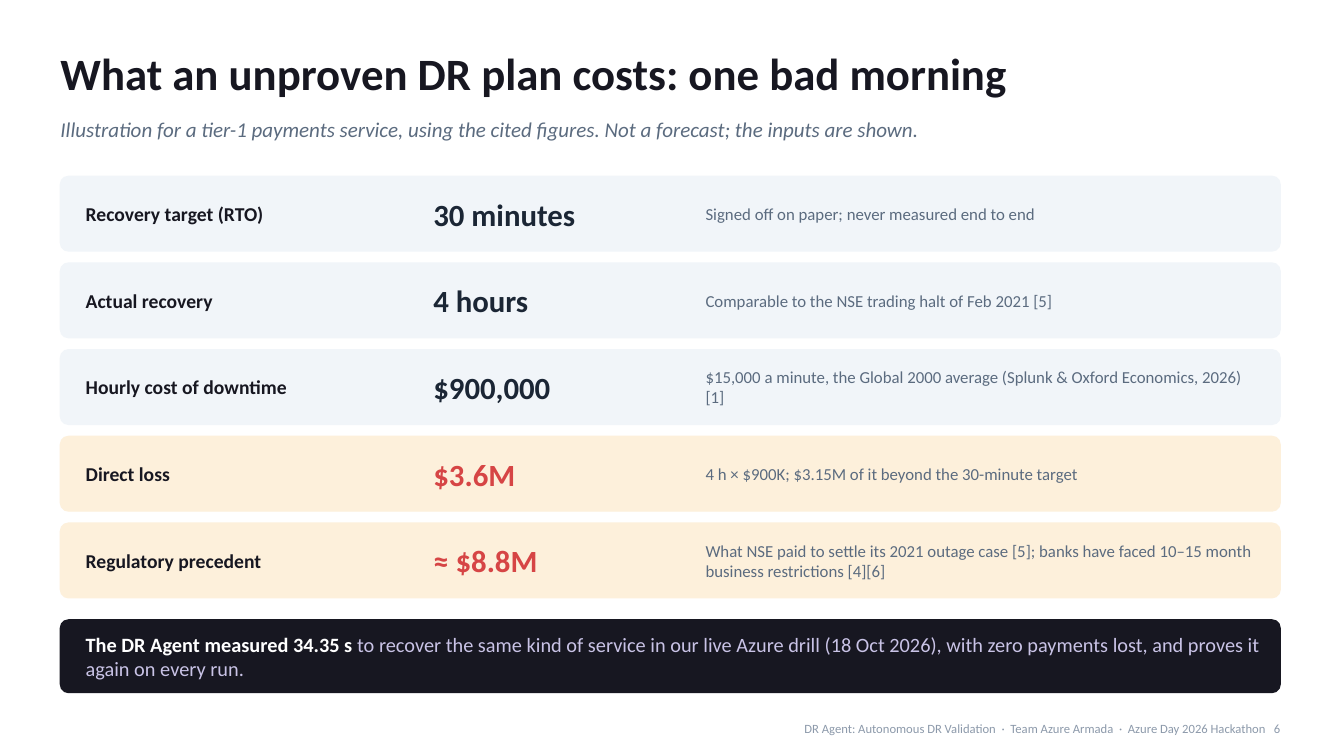
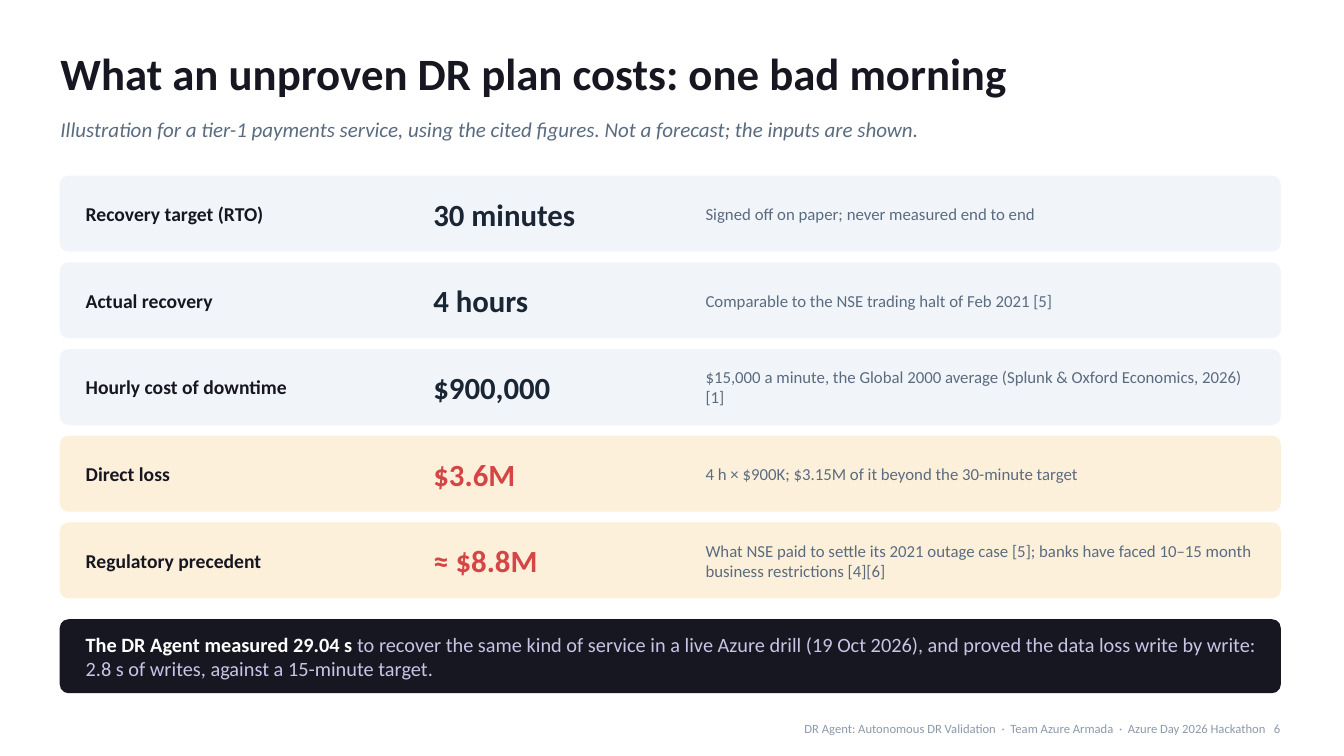
Before and after one commit to kishalr-virtusa/Azure-Armada, a slide deck: slide 6 of docs/deck/DR-Agent-Azure-Day-2026.pptx. Drawn at 1344x756 pixels with LibreOffice and Linux fonts; fonts in the diff are those of the drawing. Boxes give left, top, right and bottom in pixels: in the first picture for what was removed or moved away, otherwise in the second. Text is boxed around its words. In the diff, an @@ line names an element or a change of style, - is before the commit and + after.

```diff
--- a/docs/deck/DR-Agent-Azure-Day-2026.pptx
+++ b/docs/deck/DR-Agent-Azure-Day-2026.pptx
@@ text at [86,637,1255,680]: text changed @@
-The DR Agent measured 34.35 s to recover the same kind of service in our live Azure drill (18 Oct 2026), with zero payments lost, and proves it again on every run.
+The DR Agent measured 29.04 s to recover the same kind of service in a live Azure drill (19 Oct 2026), and proved the data loss write by write: 2.8 s of writes, against a 15-minute target.
```
Also in this commit, not shown: 9 other slides changed, 5 other files.
